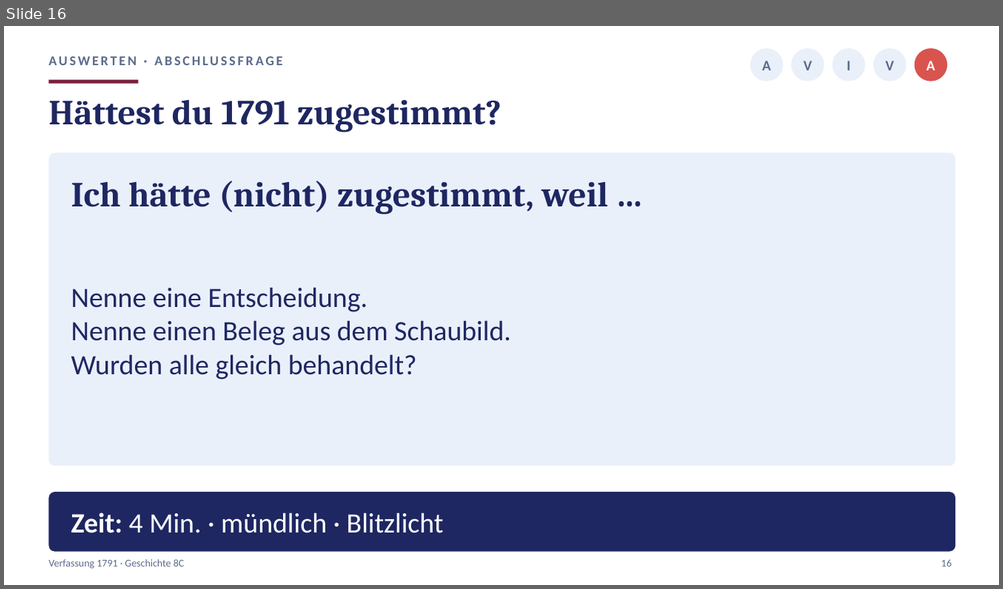
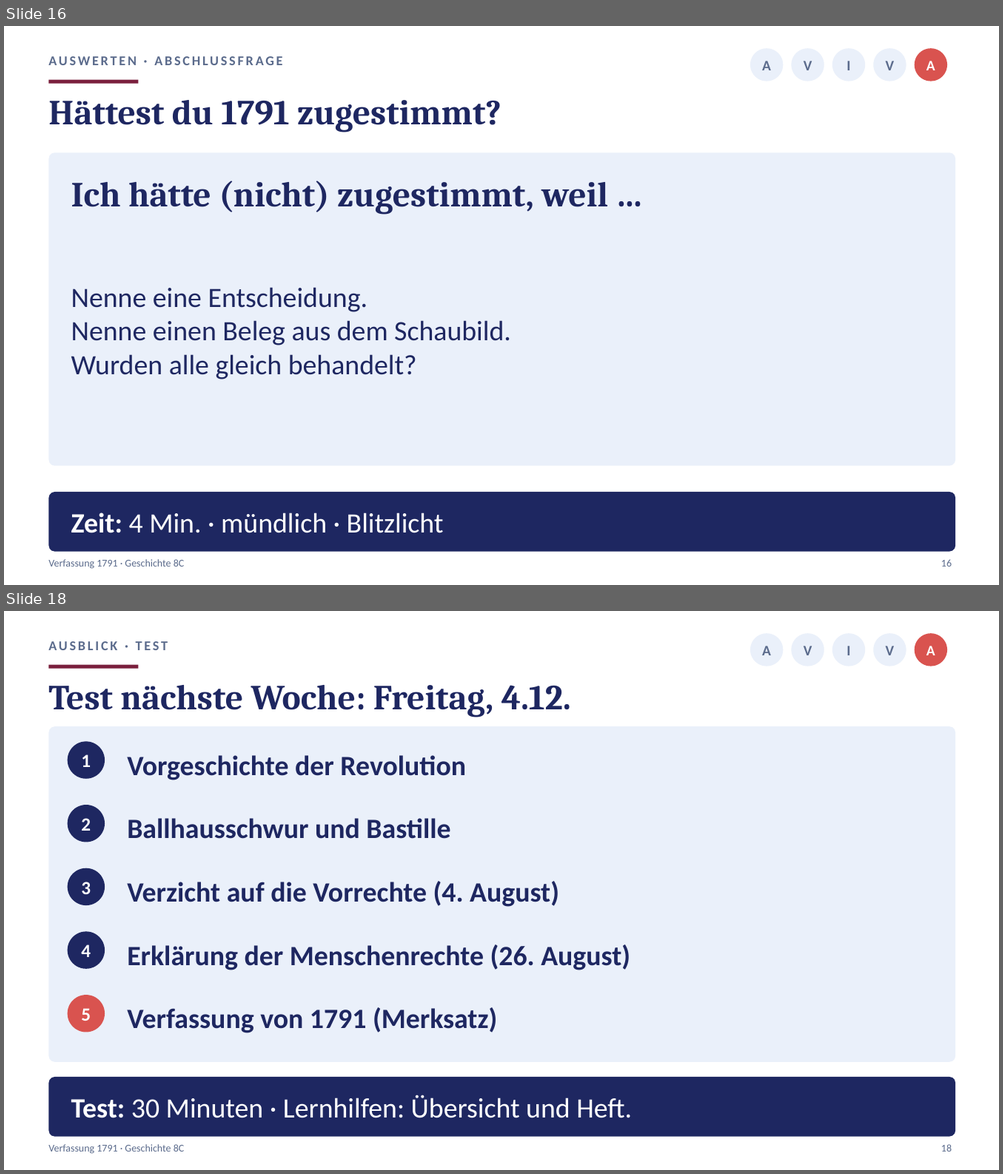
Before and after one commit to golzkonstantin-gif/Schule, a slide deck: Geschichte_8/Stunde5_Verfassung/Praesentation_Stunde5_Verfassung_8C.pptx. Shown one above the other, each under a label of ours: slide 16 before the commit, slides 16 and 18 after it; the slides between them are not shown. The pictures are 1003x589 and 1003x1174 pixels, drawn with LibreOffice and Linux fonts; fonts in the diff are those of the drawing. Boxes give left, top, right and bottom in pixels: in the first picture for what was removed or moved away, otherwise in the second. Text is boxed around its words. In the diff, an @@ line names an element or a change of style, - is before the commit and + after.

```diff
--- a/Geschichte_8/Stunde5_Verfassung/Praesentation_Stunde5_Verfassung_8C.pptx
+++ b/Geschichte_8/Stunde5_Verfassung/Praesentation_Stunde5_Verfassung_8C.pptx
@@ slide 18 added at (4,611,999,1170), background #FFFFFF @@
@@ text added at (48,641,168,650), 13 pt, text #5B6B8C, bold @@
+AUSBLICK · TEST
@@ ellipse added at (750,633,783,667), fill #EAF0FA @@
@@ text added at (762,646,771,655), 14 pt, text #5B6B8C, bold @@
+A
@@ ellipse added at (791,633,824,667), fill #EAF0FA @@
@@ text added at (803,646,812,655), 14 pt, text #5B6B8C, bold @@
+V
@@ ellipse added at (832,633,865,667), fill #EAF0FA @@
@@ text added at (846,646,850,655), 14 pt, text #5B6B8C, bold @@
+I
@@ ellipse added at (874,633,906,667), fill #EAF0FA @@
@@ text added at (885,646,894,655), 14 pt, text #5B6B8C, bold @@
+V
@@ ellipse added at (914,633,947,667), fill #D9534F @@
@@ text added at (926,646,935,655), 14 pt, text #FFFFFF, bold @@
+A
@@ rectangle added at (48,665,138,669), fill #7A1F3D @@
@@ text added at (48,685,571,717), 34 pt, text #1E2761, bold @@
+Test nächste Woche: Freitag, 4.12.
@@ rounded rectangle added at (48,726,956,1062), fill #EAF0FA @@
@@ ellipse added at (68,741,105,779), fill #1E2761 @@
@@ text added at (81,755,91,767), 18 pt, text #FFFFFF, bold @@
+1
@@ text added at (127,755,466,780), 27 pt, text #1E2761, bold @@
+Vorgeschichte der Revolution
@@ ellipse added at (68,805,105,843), fill #1E2761 @@
@@ text added at (81,818,91,831), 18 pt, text #FFFFFF, bold @@
+2
@@ text added at (127,818,450,839), 27 pt, text #1E2761, bold @@
+Ballhausschwur und Bastille
@@ ellipse added at (68,869,105,906), fill #1E2761 @@
@@ text added at (81,882,91,894), 18 pt, text #FFFFFF, bold @@
+3
@@ text added at (127,881,559,907), 27 pt, text #1E2761, bold @@
+Verzicht auf die Vorrechte (4. August)
@@ ellipse added at (68,932,105,969), fill #1E2761 @@
@@ text added at (81,945,91,957), 18 pt, text #FFFFFF, bold @@
+4
@@ text added at (127,945,630,971), 27 pt, text #1E2761, bold @@
+Erklärung der Menschenrechte (26. August)
@@ ellipse added at (68,995,105,1033), fill #D9534F @@
@@ text added at (81,1008,91,1021), 18 pt, text #FFFFFF, bold @@
+5
@@ text added at (127,1008,497,1034), 27 pt, text #1E2761, bold @@
+Verfassung von 1791 (Merksatz)
@@ rounded rectangle added at (48,1077,956,1137), fill #1E2761 @@
@@ text added at (71,1095,632,1119), 27 pt, text #FFFFFF @@
+Test: 30 Minuten · Lernhilfen: Übersicht und Heft.
@@ text added at (48,1145,185,1154), 10 pt, text #5B6B8C @@
+Verfassung 1791 · Geschichte 8C
@@ text added at (941,1145,951,1152), 10 pt, text #5B6B8C @@
+18
```
Also in this commit, not shown: 1 slide changed, 6 other files.
